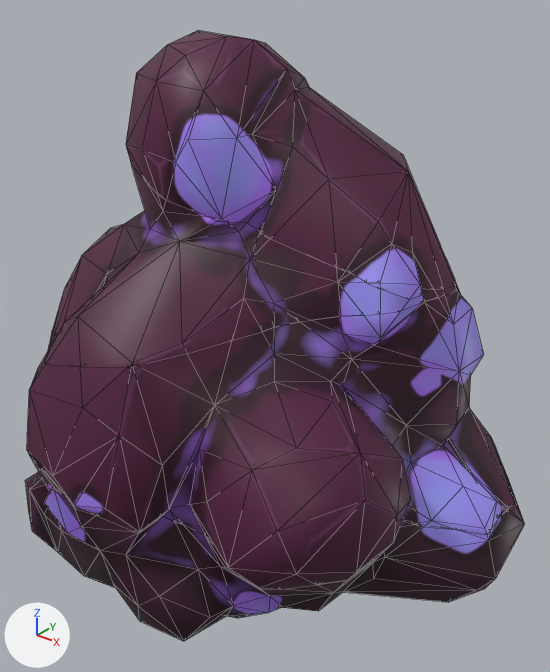
The FBX model Assets/Art/Environment/Loads/LoadMagma/MagmaBreakable.fbx: old version first, new version second.
Rendered twice from a 50 mm lens placed at (0.0205, -0.0239, 0.0188), pointed at (0.0014, 0.0, 0.004). Arrows for +X, +Y and +Z are at lower left; the lights stay in place. Mesh edges are drawn as thin lines. Where no turn or scale is listed for an object, it has been applied to the vertices.

The older version as bpy lines, for what is in view:
```python
me_mesh = bpy.data.meshes.new('Mesh')
me_mesh.from_pydata(...)  # 273 vertices, 490 faces; spans x -0.0096..0.0122, y -0.0106..0.0104, z -0.009..0.0049
me_mesh.materials.append(mat_lambert1)  # picture img_magma_loadmagma_basecolor_png
me_mesh_001 = bpy.data.meshes.new('Mesh.001')
me_mesh_001.from_pydata(...)  # 279 vertices, 447 faces; spans x -0.0082..0.0116, y -0.0107..0.0103, z -0.0032..0.009
me_mesh_001.materials.append(mat_lambert1)  # picture img_magma_loadmagma_basecolor_png
me_mesh_002 = bpy.data.meshes.new('Mesh.002')
me_mesh_002.from_pydata(...)  # 231 vertices, 357 faces; spans x -0.0081..0.0086, y -0.0093..0.0084, z 0.0032..0.0131
me_mesh_002.materials.append(mat_lambert1)  # picture img_magma_loadmagma_basecolor_png
me_mesh_003 = bpy.data.meshes.new('Mesh.003')
me_mesh_003.from_pydata(...)  # 86 vertices, 145 faces; spans x -0.00461..0.00852, y -0.00492..0.00482, z 0.00736..0.01652
me_mesh_003.materials.append(mat_lambert1)  # picture img_magma_loadmagma_basecolor_png
ob_magmabreak_1 = bpy.data.objects.new('MagmaBreak_1', me_mesh)
ob_magmabreak_1.location = (0.0, 0.0, 0.0)
ob_magmabreak_2 = bpy.data.objects.new('MagmaBreak_2', me_mesh_001)
ob_magmabreak_2.location = (0.0, 0.0, 0.0)
ob_magmabreak_3 = bpy.data.objects.new('MagmaBreak_3', me_mesh_002)
ob_magmabreak_3.location = (0.0, 0.0, 0.0)
ob_magmabreak_4 = bpy.data.objects.new('MagmaBreak_4', me_mesh_003)
ob_magmabreak_4.location = (0.0, 0.0, 0.0)
```
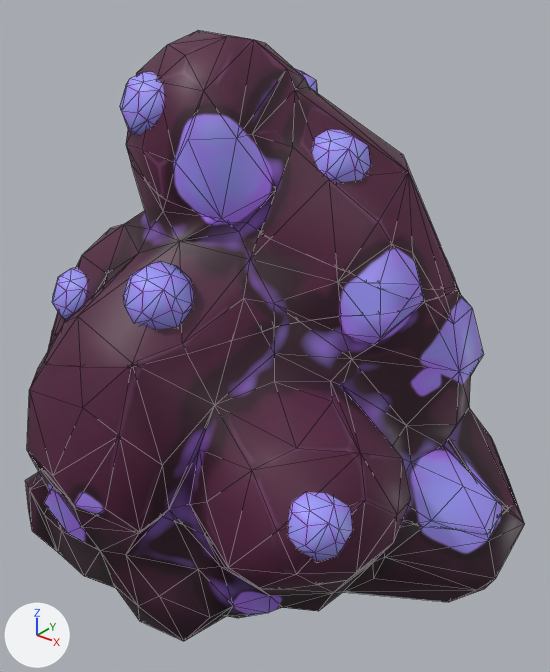
Where the newer file only moved an object's origin or applied its transform, the numbers keep the older frame.

Boxes (x1, y1, x2, y2) around the edits, measured in the pictures (550 x 672 px):
'MagmaBreak_4', reshaped: before (126, 31, 456, 300); after (120, 31, 456, 300)
part 1 of me_mesh_001, added (blue): after (288, 492, 353, 562)
part 2 of me_mesh_002, added (blue): after (123, 261, 193, 329)
part 3 of me_mesh_002, added (blue): after (52, 267, 87, 320)
part 4 of me_mesh_003, added: after (294, 68, 317, 93)
part 5 of me_mesh_003, added (blue): after (120, 72, 164, 135)
part 6 of me_mesh_003, added (blue): after (312, 130, 371, 182)

What the commit changed:
Picture 'Low_Nugs_BaseColor 1.png' (img_low_nugs_basecolor_1_png) is new.
Material 'Nugs' (mat_nugs) is new.
Its texture is img_low_nugs_basecolor_1_png.
me_mesh_003 is used by ob_magmabreak_4; location (0.0, 0.0, 0.0).
me_mesh_003 had 86 vertices, 145 faces and spanned x -0.00461..0.00852, y -0.00492..0.00482, z 0.00736..0.01652.
me_mesh_003 now has 215 vertices, 391 faces and spans x -0.00461..0.00852, y -0.00496..0.00482, z 0.00736..0.01652.
me_mesh_003 part 4: a new loose piece of 43 vertices spanning x -0.00133..0.00134, y 0.00136..0.00401, z 0.01243..0.015, in mat_nugs (picture img_low_nugs_basecolor_1_png).
me_mesh_003 part 5: a new loose piece of 43 vertices spanning x -0.00273..-0.00005, y -0.00496..-0.00231, z 0.01269..0.01526, in mat_nugs (picture img_low_nugs_basecolor_1_png).
me_mesh_003 part 6: a new loose piece of 43 vertices spanning x 0.003..0.00568, y -0.00125..0.0014, z 0.01075..0.01331, in mat_nugs (picture img_low_nugs_basecolor_1_png).
me_mesh_003 now uses material mat_nugs (picture img_low_nugs_basecolor_1_png).
me_mesh_002 is used by ob_magmabreak_3; location (0.0, 0.0, 0.0).
me_mesh_002 had 231 vertices, 357 faces and spanned x -0.0081..0.0086, y -0.0093..0.0084, z 0.0032..0.0131.
me_mesh_002 now has 360 vertices, 603 faces and spans x -0.0081..0.0086, y -0.0093..0.0084, z 0.0032..0.0131.
me_mesh_002 part 2: a new loose piece of 43 vertices spanning x -0.0002..0.0025, y -0.0077..-0.0051, z 0.0065..0.0091, in mat_nugs (picture img_low_nugs_basecolor_1_png).
me_mesh_002 part 3: a new loose piece of 43 vertices spanning x -0.0065..-0.0038, y -0.0064..-0.0038, z 0.0045..0.0071, in mat_nugs (picture img_low_nugs_basecolor_1_png).
me_mesh_002 now uses material mat_nugs (picture img_low_nugs_basecolor_1_png).
me_mesh_001 is used by ob_magmabreak_2; location (0.0, 0.0, 0.0).
me_mesh_001 had 279 vertices, 447 faces and spanned x -0.0082..0.0116, y -0.0107..0.0103, z -0.0032..0.009.
me_mesh_001 now has 408 vertices, 693 faces and spans x -0.0082..0.0116, y -0.0107..0.0103, z -0.0032..0.009.
me_mesh_001 part 1: a new loose piece of 43 vertices spanning x 0.007..0.0096, y -0.0076..-0.0049, z -0.0001..0.0025, in mat_nugs (picture img_low_nugs_basecolor_1_png).
me_mesh_001 now uses material mat_nugs (picture img_low_nugs_basecolor_1_png).
